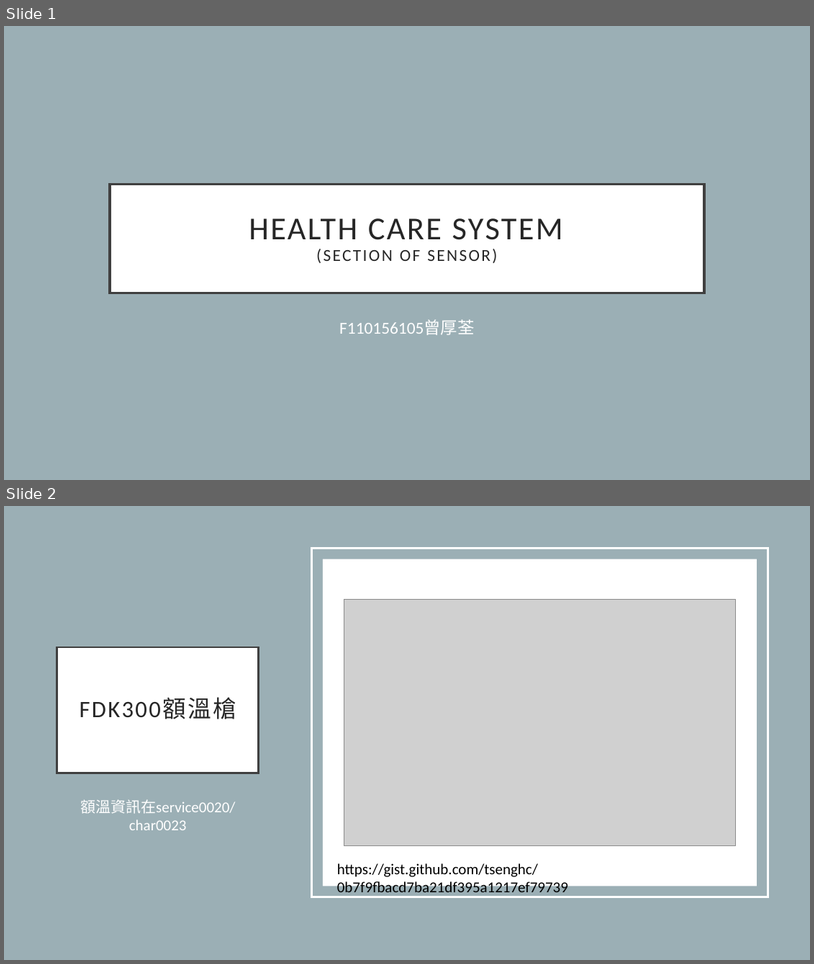
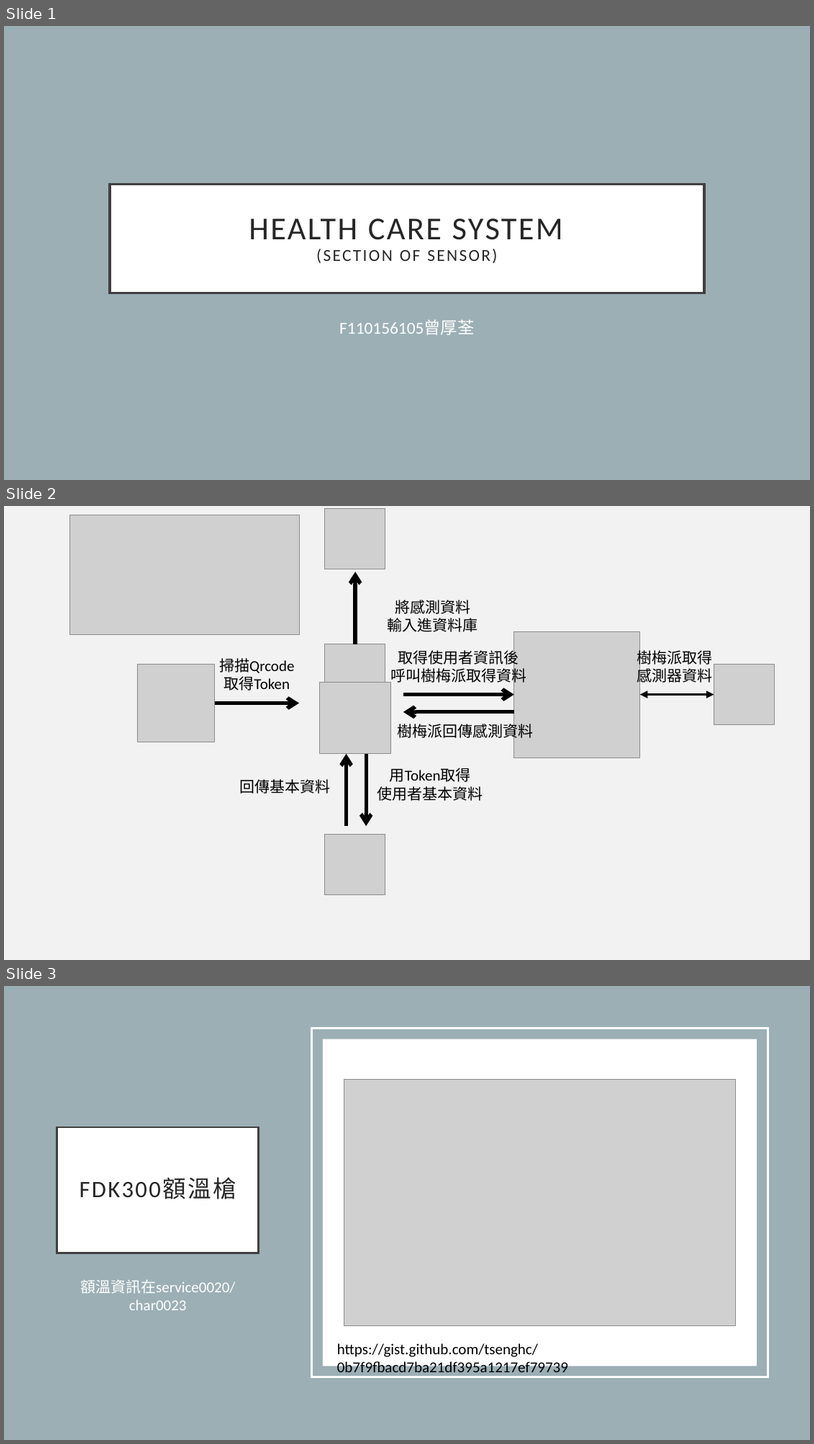
Before and after one commit to tsenghc/health_care_sensor, a slide deck: Health care system flow.pptx. Shown one above the other, each under a label of ours: slides 1 and 2 before the commit, slides 1, 2 and 3 after it. The pictures are 814x964 and 814x1444 pixels, drawn with LibreOffice and Linux fonts; fonts in the diff are those of the drawing; grey boxes stand for pictures. Boxes give left, top, right and bottom in pixels: in the first picture for what was removed or moved away, otherwise in the second. Text is boxed around its words. In the diff, an @@ line names an element or a change of style, - is before the commit and + after.

```diff
--- a/Health care system flow.pptx
+++ b/Health care system flow.pptx
@@ slide 2 added at [4,506,810,960], background #F2F2F2 @@
@@ picture added at [70,515,299,634] @@
@@ picture added at [325,508,386,569] @@
@@ arrow added from (355, 644) to (355, 572), #000000 4.5 pt @@
@@ text added at [388,600,478,632], 18 pt, text #000000 @@
+將感測資料
+輸入進資料庫
@@ picture added at [514,631,640,757] @@
@@ picture added at [325,644,386,705] @@
@@ text added at [391,648,527,685], 18 pt, text #000000 @@
+取得使用者資訊後
+呼叫樹梅派取得資料
@@ text added at [638,648,713,685], 18 pt, text #000000 @@
+樹梅派取得
+感測器資料
@@ picture added at [137,664,214,742] @@
@@ text added at [219,658,294,690], 18 pt, text #000000 @@
+掃描Qrcode
+取得Token
@@ picture added at [714,664,774,724] @@
@@ picture added at [320,682,391,754] @@
@@ arrow added from (404, 694) to (514, 694), #000000 4.5 pt @@
@@ double arrow added from (714, 694) to (640, 694), #000000 3 pt @@
@@ arrow added from (214, 703) to (299, 703), #000000 4.5 pt @@
@@ text added at [397,721,533,740], 18 pt, text #000000 @@
+樹梅派回傳感測資料
@@ arrow added from (514, 712) to (404, 712), #000000 4.5 pt @@
@@ arrow added from (347, 826) to (347, 754), #000000 4.5 pt @@
@@ arrow added from (366, 754) to (366, 826), #000000 4.5 pt @@
@@ text added at [239,779,330,793], 18 pt, text #000000 @@
+回傳基本資料
@@ text added at [378,767,484,800], 18 pt, text #000000 @@
+用Token取得
+使用者基本資料
@@ picture added at [325,834,386,894] @@
@@ what was slide 2 is now slide 3 @@
```
Also in this commit, not shown: 10 other files.
